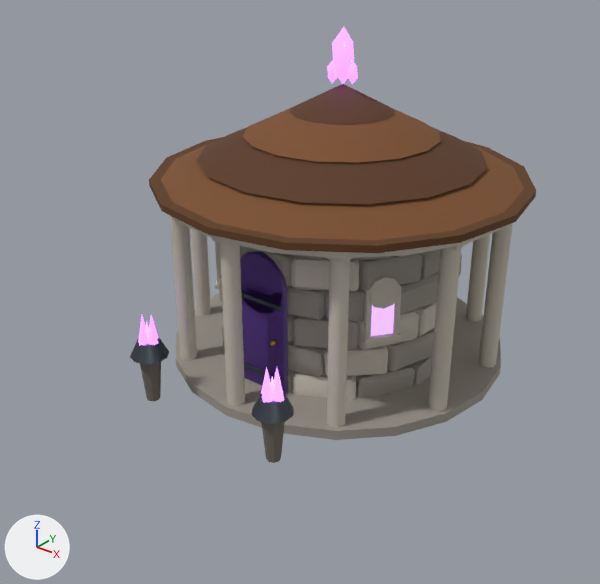
An edit to the glTF model modele3d/export/mapa/budynek_fuzji_poz11.glb, drawn before and after from the same camera.
Both versions are drawn from a 50 mm camera at (8.46, -10.76, 8.16) aimed at (0.27, -0.52, 1.81). Lighting does not change. The marker at lower left points along +X, +Y and +Z. The picture after the commit comes second. Vertices at exactly the same position are counted once.

The first picture shows 'budynek_fuzji_poz11'.
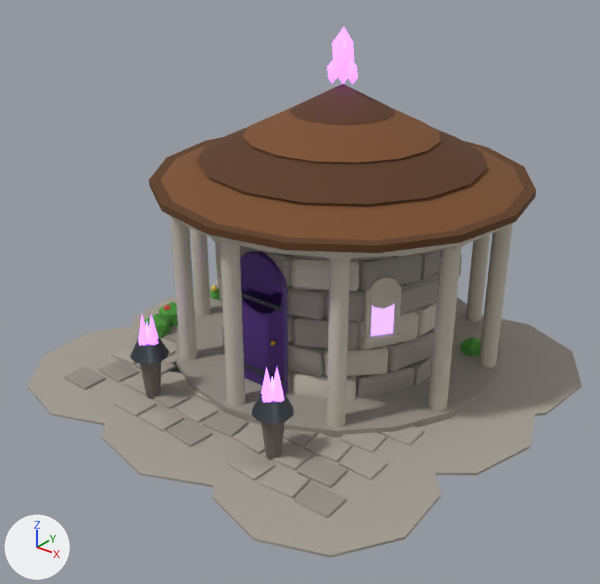
Diff of the bpy script that builds the scene:
```diff
--- a/modele3d/export/mapa/budynek_fuzji_poz11.glb.py
+++ b/modele3d/export/mapa/budynek_fuzji_poz11.glb.py
@@ mat_mapa_flower_y @@
+mat_mapa_flower_y = principled_material('mapa_flower_y')
+mat_mapa_flower_y.base_color = (0.888, 0.631, 0.0685)  # yellow #f2d04a
+mat_mapa_flower_y.roughness = 0.7
@@ mat_mapa_paving @@
+mat_mapa_paving = principled_material('mapa_paving')
+mat_mapa_paving.base_color = (0.392, 0.356, 0.305)  # grey #a8a196
+mat_mapa_paving.roughness = 0.95
@@ mat_mapa_leaves @@
+mat_mapa_leaves = principled_material('mapa_leaves')
+mat_mapa_leaves.base_color = (0.0782, 0.323, 0.0423)  # green #4f9a3a
+mat_mapa_leaves.roughness = 0.85
@@ mat_mapa_flower_r @@
+mat_mapa_flower_r = principled_material('mapa_flower_r')
+mat_mapa_flower_r.base_color = (0.745, 0.0648, 0.0648)  # red #e04848
+mat_mapa_flower_r.roughness = 0.7
@@ me_budynek_fuzji_poz11 @@
 # used by ob_budynek_fuzji_poz11; location = (0.0, 0.0, 0.0)
-me_budynek_fuzji_poz11.from_pydata(...)  # 3735 vertices, 6950 faces; spans x -3.42..3.42, y -2.94..4.42, z 0.0..6.08
+me_budynek_fuzji_poz11.from_pydata(...)  # 5163 vertices, 9534 faces; spans x -4.18..4.47, y -4.22..4.42, z -0.12..6.08
+# me_budynek_fuzji_poz11 part 1: a new loose piece, a 10-sided cylinder along z spanning x -4.185..-0.761, y -4.08..-0.548, z 0.005..0.045, in mat_mapa_paving (grey #a8a196)
+# me_budynek_fuzji_poz11 part 2: a new loose piece, a 10-sided cylinder along z spanning x -4.052..-0.384, y -1.974..1.806, z 0.004..0.046, in mat_mapa_paving (grey #a8a196)
+# me_budynek_fuzji_poz11 part 3: a new loose piece, a 10-sided cylinder along z spanning x -2.127..1.806, y -4.216..-0.231, z 0.004..0.046, in mat_mapa_paving (grey #a8a196)
+# me_budynek_fuzji_poz11 part 4: a new loose piece, a 10-sided cylinder along z spanning x 0.563..4.017, y -4.194..-0.631, z 0.003..0.047, in mat_mapa_paving (grey #a8a196)
+# me_budynek_fuzji_poz11 part 5: a new loose piece, a 10-sided cylinder along z spanning x 0.554..4.47, y -1.749..2.011, z 0.002..0.048, in mat_mapa_paving (grey #a8a196)
+# me_budynek_fuzji_poz11 part 6: a new loose piece, a 10-sided cylinder along z spanning x 0.47..4.415, y 0.068..4.076, z 0.001..0.049, in mat_mapa_paving (grey #a8a196)
+# me_budynek_fuzji_poz11 part 7: a new loose piece, an icosphere of 20 faces spanning x -3.29..-2.87, y 0.67..1.07, z -0.03..0.43, in mat_mapa_leaves (green #4f9a3a)
+# me_budynek_fuzji_poz11 part 8: a new loose piece, an icosphere of 20 faces spanning x -3.31..-2.78, y -1.22..-0.71, z -0.1..0.5, in mat_mapa_leaves (green #4f9a3a)
+# me_budynek_fuzji_poz11 part 9: 1128 vertices added at x -3.45..2.96, y -3.27..0.78, z -0.12..0.52
+# me_budynek_fuzji_poz11 part 10: 12 vertices added at x 2.11..2.59, y 1.94..2.39, z -0.07..0.47
+# other edits to the shape of me_budynek_fuzji_poz11 do not show in these pictures
 me_budynek_fuzji_poz11.materials.append(mat_mapa_stone_dark)
@@ me_budynek_fuzji_poz11 @@
 me_budynek_fuzji_poz11.materials.append(mat_mapa_magic)
+me_budynek_fuzji_poz11.materials.append(mat_mapa_paving)  # grey #a8a196
+me_budynek_fuzji_poz11.materials.append(mat_mapa_leaves)  # green #4f9a3a
+me_budynek_fuzji_poz11.materials.append(mat_mapa_flower_y)  # yellow #f2d04a
+me_budynek_fuzji_poz11.materials.append(mat_mapa_flower_r)  # red #e04848
```

Changed parts and their boxes [x1, y1, x2, y2] in the pictures (600 x 584 px):
'budynek_fuzji_poz11', reshaped (36% wider, 22% taller): before [130, 27, 536, 463]; after [28, 27, 582, 558]
part 1 of me_budynek_fuzji_poz11, added: after [28, 327, 141, 425]
part 2 of me_budynek_fuzji_poz11, added: after [125, 294, 211, 373]
part 3 of me_budynek_fuzji_poz11, added: after [102, 362, 254, 487]
part 4 of me_budynek_fuzji_poz11, added: after [212, 423, 441, 558]
part 5 of me_budynek_fuzji_poz11, added: after [332, 414, 535, 475]
part 6 of me_budynek_fuzji_poz11, added: after [456, 315, 582, 419]
part 7 of me_budynek_fuzji_poz11, added (mostly hidden): after [210, 289, 220, 300]
part 8 of me_budynek_fuzji_poz11, added: after [144, 314, 171, 338]
part 9 of me_budynek_fuzji_poz11, added: after [64, 285, 424, 518]
part 10 of me_budynek_fuzji_poz11, added: after [460, 337, 481, 356]
